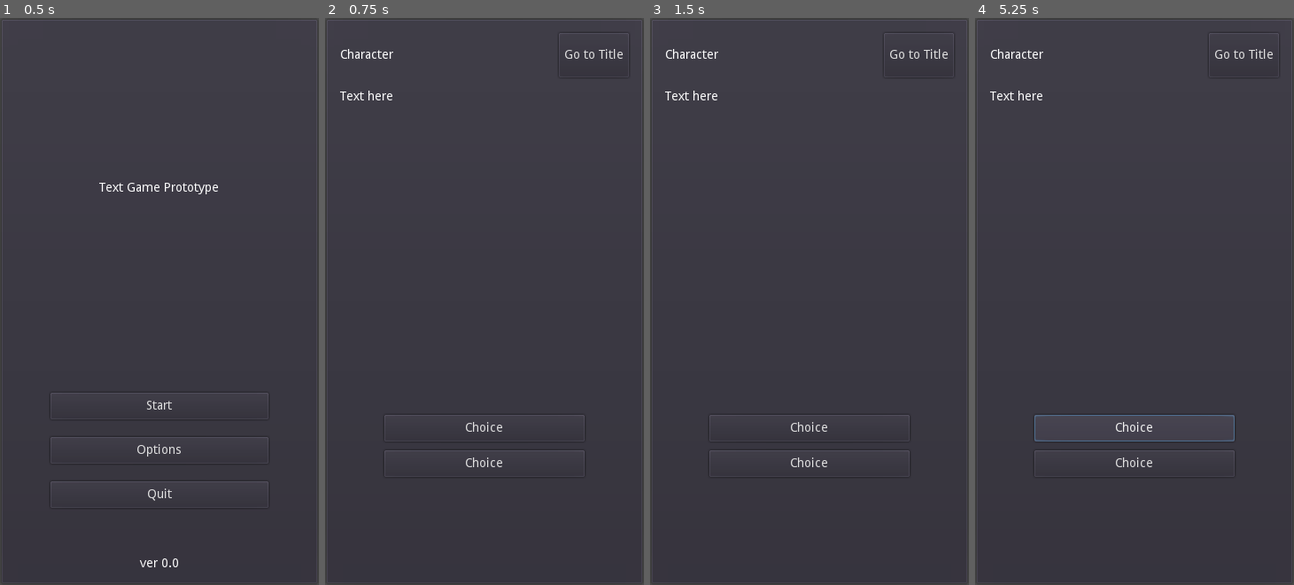
Above: before the commit, frames 1-4 (left to right).
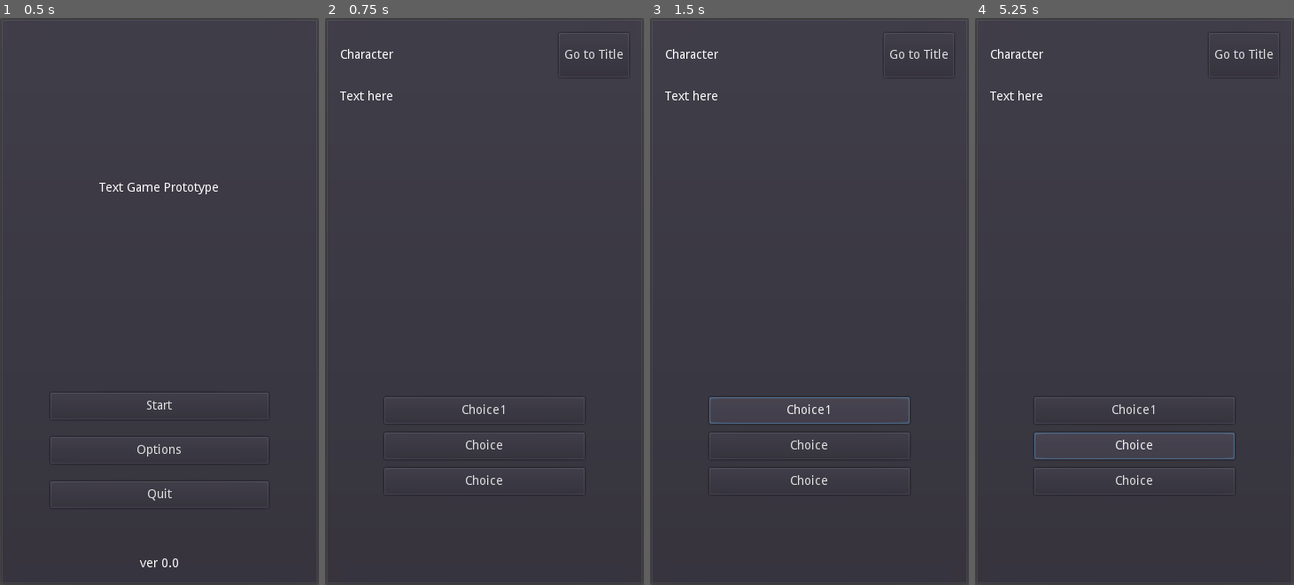
Above: after the commit, the same moments.

Repository: philipuriarte/A-Churchyard-of-Orphans
Game: Godot game, scene res://scenes/main.tscn
Two runs of this game, one before a commit and one after it. Both use one fixed random seed, a clock stepped at 60 frames per second and the inputs below.
Inputs (mouse positions are in pixels of both pictures, inside the frame that each line leads up to):
- Up to frame 1 (0.5 s): no input
- Up to frame 2 (0.75 s): click "Start" at 0.5 s
- Up to frame 3 (1.5 s): click (809, 409) at 1.25 s, where only the run after the commit has a clickable "Choice1"
- Up to frame 4 (5.25 s): click "Go to Title" at 2 s; click "Start" at 2.75 s; click "Go to Title" at 3.5 s; click "Start" at 4.25 s; click "Choice" at 5 s

Frame 1 is identical in both runs. In frame 2, 0.9% of the frame differs, in the area x 18-82%, y 66-83%; in frame 3, 1.1%; in frame 4, 1.5%.

Commit message:
Add Choice1 node

Diff:
--- a/scenes/game_screen_scenes/content_container.tscn
+++ b/scenes/game_screen_scenes/content_container.tscn
@@ -30,12 +30,19 @@
 custom_constants/separation = 10
 alignment = 1
 
+[node name="Choice1" type="Button" parent="ChoicesMargin/ChoicesContainer"]
+margin_top = 20.0
+margin_right = 246.0
+margin_bottom = 50.0
+rect_min_size = Vector2( 0, 30 )
+text = "Choice1"
+
 [node name="Choice" parent="ChoicesMargin/ChoicesContainer" instance=ExtResource( 2 )]
-margin_top = 40.0
+margin_top = 60.0
 margin_right = 246.0
-margin_bottom = 70.0
+margin_bottom = 90.0
 
 [node name="Choice2" parent="ChoicesMargin/ChoicesContainer" instance=ExtResource( 2 )]
-margin_top = 80.0
+margin_top = 100.0
 margin_right = 246.0
-margin_bottom = 110.0
+margin_bottom = 130.0
